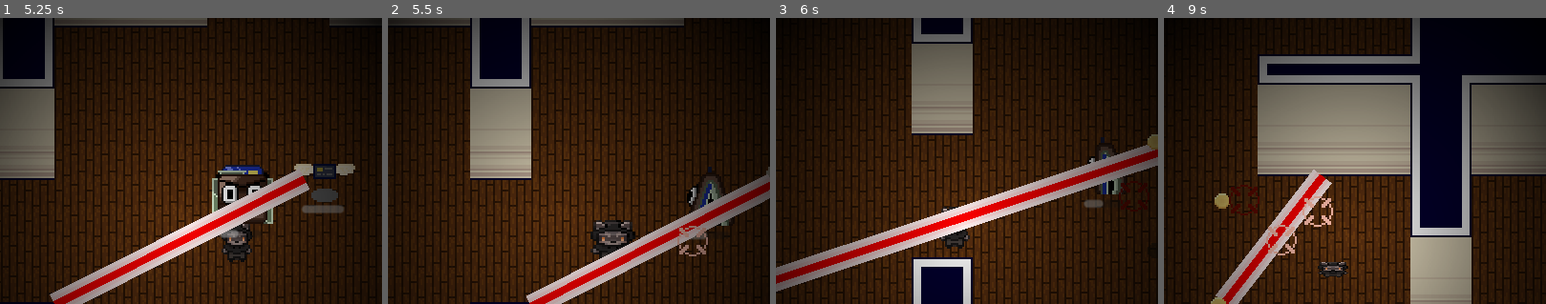
Above: before the commit, frames 1-4 (left to right).
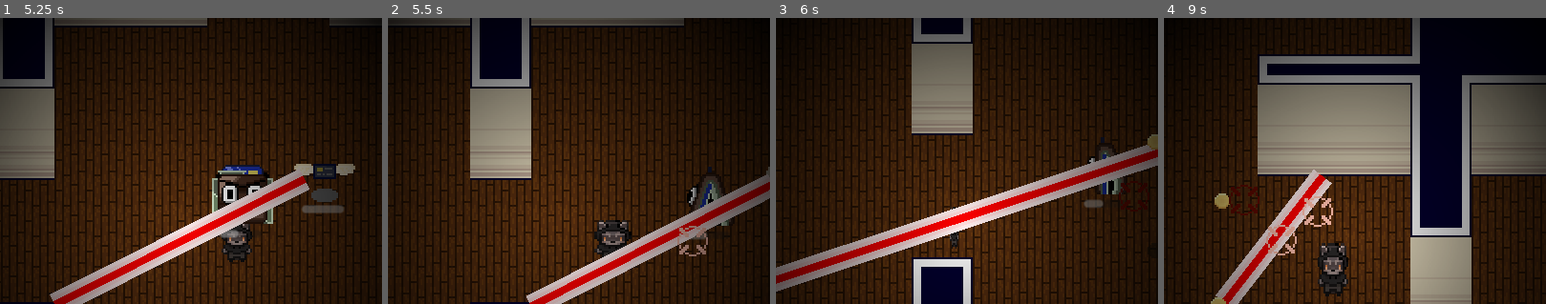
Above: after the commit, the same moments.

Repository: ygda-org/stock-strikers
Game: Godot game, scene res://main/startup_scene.tscn
Same seed, same stepped clock (60 frames per second), same inputs: the game is played once before the commit and once after it. Sound files missing from this copy of the repository are replaced by a short silence.
Inputs (mouse positions are % of the whole screen's width and height, from its top left):
- Up to frame 1 (5.25 s): move the mouse to (72, 45) at 0.52 s; hold D (move_right) 0.53-1.28 s; tap Shift (dodge) at 0.6, 1.35, 2.3, 2.85, 3.6 s; tap Enter at 1.25 s; move the mouse to (30, 55) at 1.27 s; hold S (move_down) 1.28-2.03 s; move the mouse to (60, 28) at 2.02 s; hold D (move_right) 2.03-2.78 s; click (60, 28) at 2.1 s; tap Space at 2.75 s; move the mouse to (45, 70) at 2.77 s; hold W (move_up) 2.78-3.53 s; move the mouse to (80, 65) at 3.52 s; hold A (move_left) 3.53-4.25 s; click "Start Game" at 4.25 s; move the mouse to (20, 35) at 5.02 s; hold A (move_left) from 5.03 s (still down); click (20, 35) at 5.1 s
- Up to frame 2 (5.5 s): keep holding A (move_left); tap Shift (dodge) at 5.3 s
- Up to frame 3 (6 s): move the mouse to (55, 50) at 5.77 s; release A (move_left) at 5.78 s; hold S (move_down) from 5.78 s (still down); tap Shift (dodge) at 5.85 s
- Up to frame 4 (9 s): move the mouse to (35, 25) at 6.52 s; release S (move_down) at 6.53 s; hold D (move_right) 6.53-7.28 s; tap Shift (dodge) at 6.6, 7.55, 8.1, 8.85 s; move the mouse to (72, 45) at 7.27 s; hold W (move_up) 7.28-8.03 s; click (72, 45) at 7.35 s; move the mouse to (30, 55) at 8.02 s; hold D (move_right) 8.03-8.78 s; move the mouse to (60, 28) at 8.77 s; hold S (move_down) from 8.78 s (still down)
The pictures show only the part of the screen within x 26-76%, y 15-65%; the shares and areas given below are measured in that part.

Frame 1 is identical in both runs. In frame 2, 0.4% of the frame differs, in the area x 53-65%, y 70-85%; in frame 3, 0.3%; in frame 4, 1.0%, in the area x 40-49%, y 78-98%.

Commit message:
fix squishy

Diff:
--- a/player/player.gd
+++ b/player/player.gd
@@ -121,6 +121,7 @@
 			return
 		if "perfection" in other_effects_list:
 			perfection_hit()
+		squash_stretch(Vector2(1,0), .7)
 		set_collision_layer_value(1,false)
 		invincible = true
 		itimer.start()
@@ -129,7 +130,7 @@
 
 func dodge():
 	velocity = Input.get_vector("move_left", "move_right", "move_up", "move_down") * roll_speed
-	squash(velocity.normalized(), 0.7)
+	squash_stretch(velocity.normalized(), -0.3)
 	if not velocity:
 		return
 	$DodgeDur.start()
@@ -153,9 +154,9 @@
 	if not invincible:
 		set_collision_layer_value(1,true)
 
-func squash(dir, strength):
+func squash_stretch(dir: Vector2, strength):
 	var tween = get_tree().create_tween()
-	tween.tween_property($Anim, "scale", Vector2(1,1)-strength*dir.normalized(), 0.15)
+	tween.tween_property($Anim, "scale", Vector2(1,1)-strength*dir.sign()*dir, 0.15)
 	tween.tween_property($Anim, "scale", Vector2(1,1), 0.1)
 
 ## creates a bullet and sets its initial values. Does not add child.
